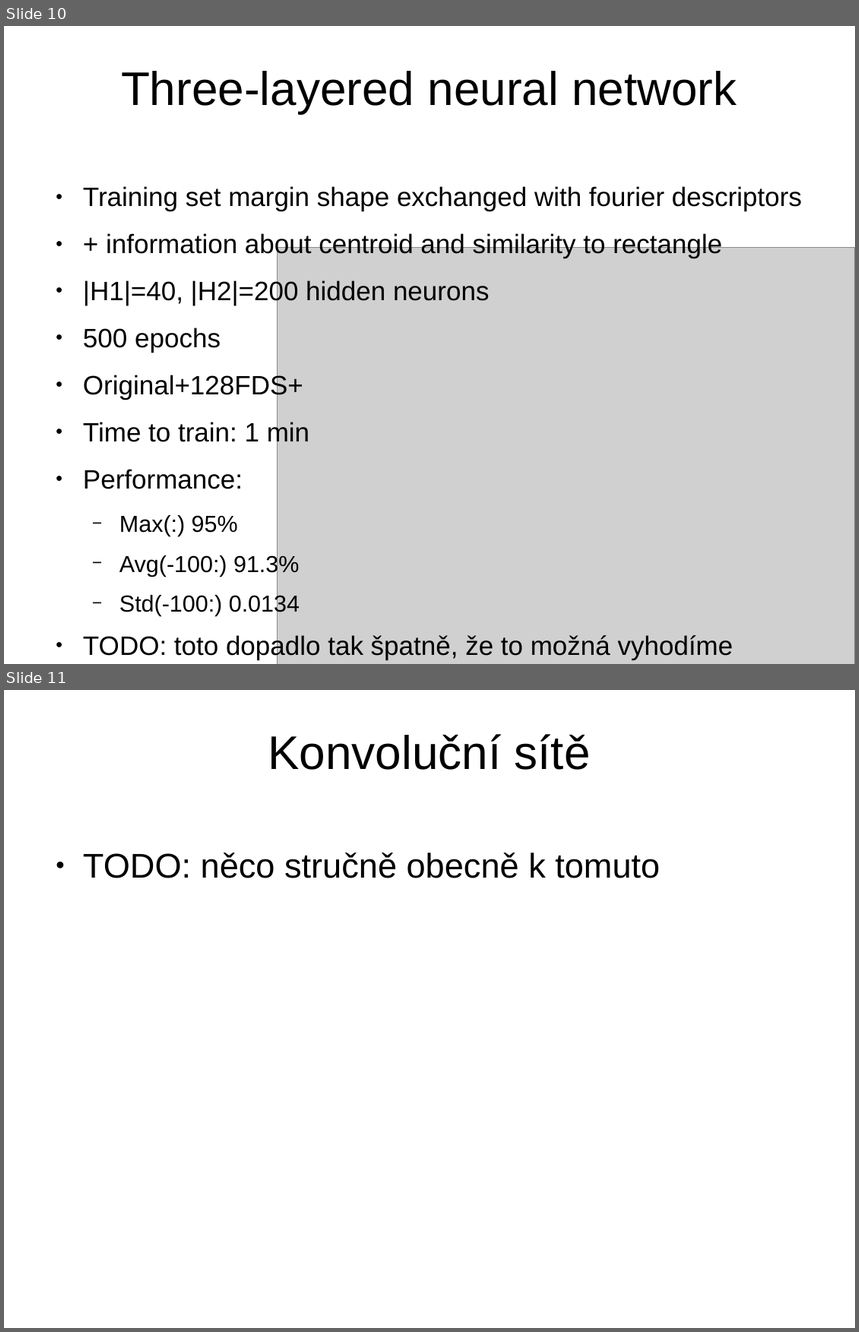
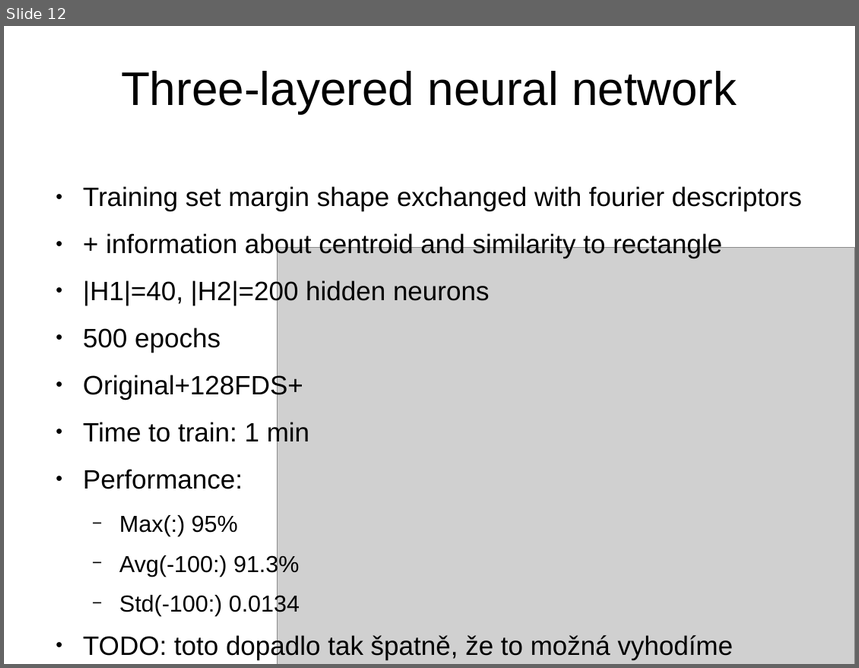
Before and after one commit to kappalabs/NNLeafClassifierProject, a slide deck: slideshow/slides.odp. Shown one above the other, each under a label of ours: slides 10 and 11 before the commit, slide 12 after it. The pictures are 859x1332 and 859x668 pixels, drawn with LibreOffice and Linux fonts; fonts in the diff are those of the drawing; grey boxes stand for pictures; background and template pictures are left out. Boxes give left, top, right and bottom in pixels: in the first picture for what was removed or moved away, otherwise in the second. Text is boxed around its words. In the diff, an @@ line names an element or a change of style, - is before the commit and + after.

```diff
--- a/slideshow/slides.odp
+++ b/slideshow/slides.odp
@@ slide 11 removed at [4,690,855,1328], background picture (left out) @@
@@ title removed at [268,734,591,770] @@
-Konvoluční sítě
@@ text removed at [83,853,660,878] @@
-● TODO: něco stručně obecně k tomuto
@@ what was slide 10 is now slide 12 @@
```
Also in this commit, not shown: 2 slides changed, 6 slides added.
